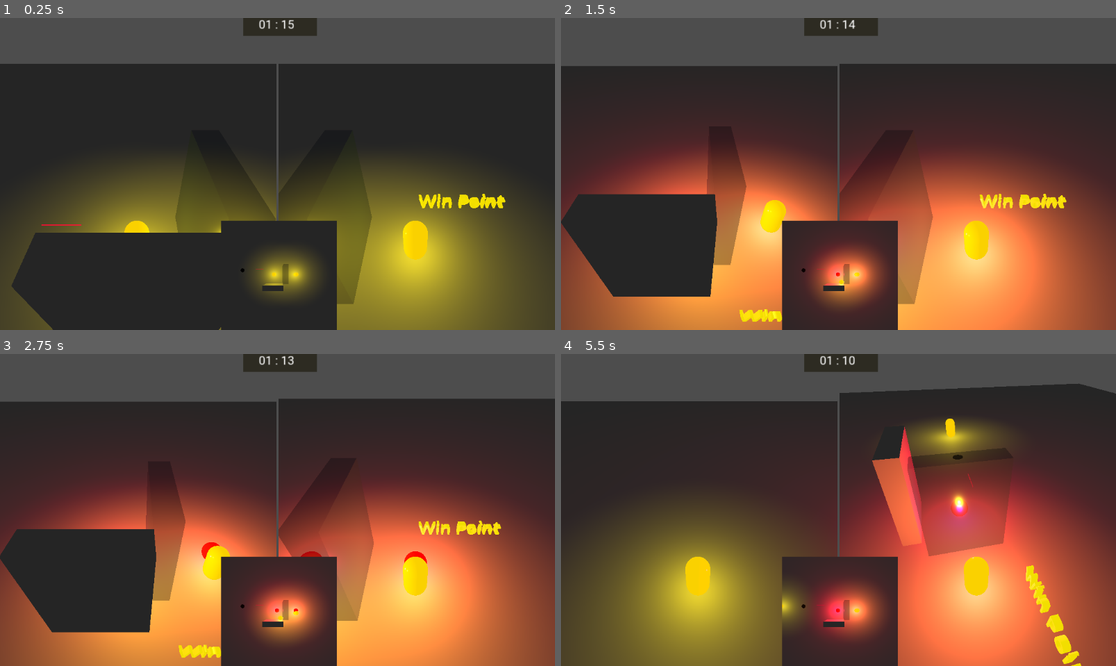
Above: before the commit, frames 1-4 (two rows, left to right).
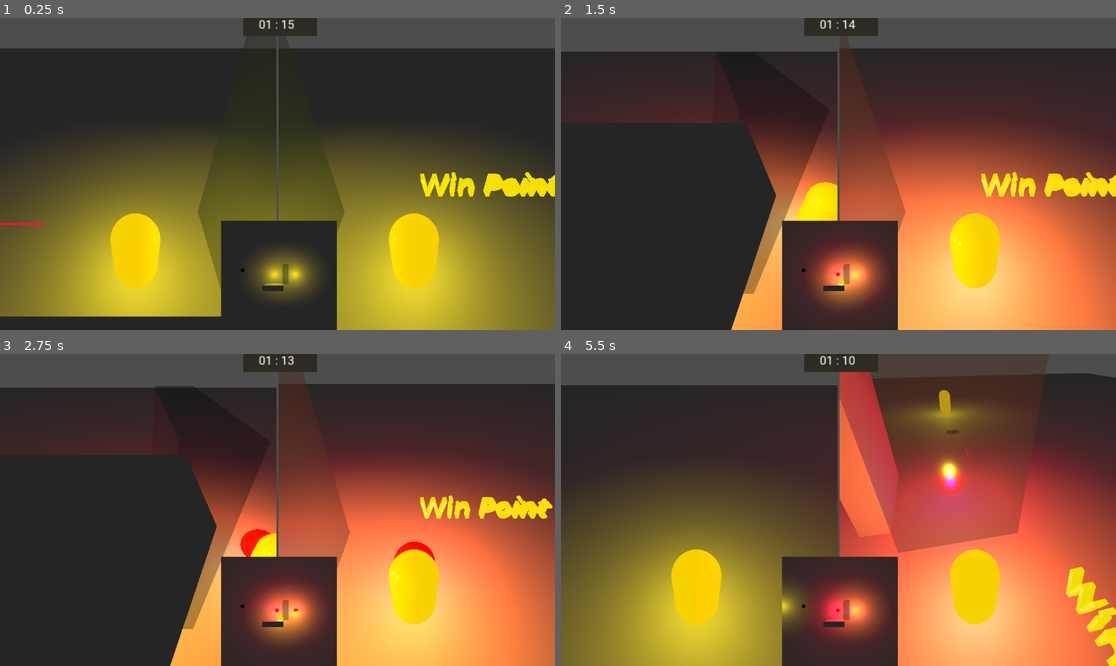
Above: after the commit, the same moments.

Repository: AmirHA-dotcom/BugsBuzzy
Game: Godot game, scene res://Scense/Main.tscn
The game is run twice, just before and just after one commit, with the same random seed, the same clock (stepped at 60 frames per second) and the same inputs.
Inputs:
- Up to frame 1 (0.25 s): no input
- Up to frame 2 (1.5 s): tap Enter at 0.5 s; hold D (p1_move_right) 0.53-1.28 s; tap R (p1_ability) at 0.6 s; tap Space (p1_jump) at 0.77 s; hold S (p1_move_down) from 1.28 s (still down); tap Keypad 1 (p2_ability) at 1.35 s
- Up to frame 3 (2.75 s): tap Space (p1_jump) at 1.52, 2 s; release S (p1_move_down) at 2.03 s; hold D (p1_move_right) from 2.03 s (still down); tap Keypad 2 (p2_move_down) at 2.1 s
- Up to frame 4 (5.5 s): release D (p1_move_right) at 2.78 s; hold W (p1_move_up) 2.78-3.53 s; tap Keypad 4 (p2_move_left) at 2.85 s; tap Space (p1_jump) at 3.02, 3.77, 4.52 s; hold A (p1_move_left) 3.53-5.03 s; tap Keypad 6 (p2_move_right) at 3.6 s; tap Keypad 8 (p2_move_up) at 4.35 s; hold S (p1_move_down) from 5.03 s (still down); hold Keypad 7 (p2_rotate_left) from 5.03 s (still down)

The runs differ from the first frame. In frame 1, 45% of the frame differs, in the area x 0-100%, y 9-100%; in frame 2, 49%; in frame 3, 50%; in frame 4, 52%, in the area x 0-100%, y 5-100%.

Commit message:
Traps in Map

Diff:
--- a/Player/player.gd
+++ b/Player/player.gd
@@ -88,7 +88,7 @@
 # Find a nice placement on the floor below the player (so it’s not inside the capsule)
 func _ground_position_under_player() -> Vector3:
 	var from: Vector3 = global_transform.origin + Vector3(0, 1.5, 0)
-	var to: Vector3 = from + Vector3(0, 10, 0)
+	var to: Vector3 = from + Vector3(0, 20, 0)
 	var params := PhysicsRayQueryParameters3D.create(from, to)
 	params.exclude = [self]
 	var hit := get_world_3d().direct_space_state.intersect_ray(params)
--- a/Player/player.tscn
+++ b/Player/player.tscn
@@ -34,7 +34,7 @@
 spot_angle = 30.0
 
 [node name="Camera3D" type="Camera3D" parent="."]
-transform = Transform3D(0.99999994, 0, 0, 0, 0.76828367, 0.6401098, 0, -0.6401098, 0.76828367, 0.056872845, 7.4958687, 4.703599)
+transform = Transform3D(1, 0, 0, 0, 0.7778923, 0.6283977, 0, -0.6283977, 0.7778923, 0.056872845, 4.084956, 2.3637066)
 
 [node name="OmniLight3D" type="OmniLight3D" parent="."]
 transform = Transform3D(1, 0, 0, 0, 1, 0, 0, 0, 1, 0, 0.44058394, 0)
--- a/Scense/game_on.tscn
+++ b/Scense/game_on.tscn
@@ -1,7 +1,6 @@
-[gd_scene load_steps=14 format=3 uid="uid://0twm24si75um"]
+[gd_scene load_steps=13 format=3 uid="uid://0twm24si75um"]
 
 [ext_resource type="PackedScene" uid="uid://vooi0k2mhmln" path="res://Map/main_navigation.tscn" id="1_jvm1d"]
-[ext_resource type="PackedScene" uid="uid://dd3yne4nsjp6u" path="res://Map/wall.tscn" id="2_705vk"]
 [ext_resource type="PackedScene" uid="uid://cq3n4hchfl5v5" path="res://Map/trap.tscn" id="3_wlx2f"]
 [ext_resource type="PackedScene" uid="uid://ctaknjncpv3em" path="res://Map/FallTrap.tscn" id="4_ff06g"]
 [ext_resource type="Script" uid="uid://cg2p21p8nl2x3" path="res://Scense/control.gd" id="5_osm6e"]
@@ -27,16 +26,108 @@
 transform = Transform3D(1, 0, 0, 0, 0.53358495, 0.84574646, 0, -0.84574646, 0.53358495, 0, 43.248062, 0)
 visible = false
 
-[node name="wall" parent="." instance=ExtResource("2_705vk")]
-transform = Transform3D(1, 0, 0, 0, 1, 0, 0, 0, 1, 0, 0, 2.8369336)
-
 [node name="Trap" parent="." instance=ExtResource("3_wlx2f")]
-transform = Transform3D(1, 0, 0, 0, 1, 0, 0, 0, 1, -3.8027365, 0.0059845448, -1.5025456)
+transform = Transform3D(3.8915176, 0, 0, 0, 1, 0, 0, 0, 1, -7.8569775, 0.04603982, -8.138451)
+collision_layer = 7
+collision_mask = 7
+
+[node name="Trap2" parent="." instance=ExtResource("3_wlx2f")]
+transform = Transform3D(6.1878836e-06, 0, -0.9999997, 0, 1, 0, -141.56227, 0, -4.371137e-08, -18.551985, 0.04603982, 1.018508)
+collision_layer = 7
+collision_mask = 7
+
+[node name="Trap3" parent="." instance=ExtResource("3_wlx2f")]
+transform = Transform3D(6.1878836e-06, 0, -0.9999997, 0, 1, 0, -141.56227, 0, -4.371137e-08, -50.55895, 0.04603982, 1.018508)
+collision_layer = 7
+collision_mask = 7
+
+[node name="Trap4" parent="." instance=ExtResource("3_wlx2f")]
+transform = Transform3D(141.56227, 0, 8.742275e-08, 0, 1, 0, 1.2375767e-05, 0, -0.9999997, -28.728935, 0.04603982, 36.45348)
+collision_layer = 7
+collision_mask = 7
+
+[node name="Trap5" parent="." instance=ExtResource("3_wlx2f")]
+transform = Transform3D(141.56227, 0, 8.742275e-08, 0, 1, 0, 1.2375767e-05, 0, -0.9999997, -28.728935, 0.04603982, -47.798027)
+collision_layer = 7
+collision_mask = 7
+
+[node name="Trap6" parent="." instance=ExtResource("3_wlx2f")]
+transform = Transform3D(141.56227, 0, 8.742275e-08, 0, 1, 0, 1.2375767e-05, 0, -0.9999997, -28.728935, 0.04603982, -63.951046)
 collision_layer = 7
 collision_mask = 7
 
 [node name="FallTrap" parent="." instance=ExtResource("4_ff06g")]
-transform = Transform3D(1, 0, 0, 0, 1, 0, 0, 0, 1, -8.136252, 0.016440094, -1.1265135)
+transform = Transform3D(4, 0, 0, 0, 4, 0, 0, 0, 4, -26.24614, 0.016440094, -10.410862)
+collision_layer = 7
+collision_mask = 7
+
+[node name="FallTrap3" parent="." instance=ExtResource("4_ff06g")]
+transform = Transform3D(4, 0, 0, 0, 4, 0, 0, 0, 4, -26.24614, 0.016440094, 19.674435)
+collision_layer = 7
+collision_mask = 7
+
+[node name="FallTrap12" parent="." instance=ExtResource("4_ff06g")]
+transform = Transform3D(4, 0, 0, 0, 4, 0, 0, 0, 4, 26.787086, 0.016440094, 19.674435)
+collision_layer = 7
+collision_mask = 7
+
+[node name="FallTrap13" parent="." instance=ExtResource("4_ff06g")]
+transform = Transform3D(4, 0, 0, 0, 4, 0, 0, 0, 4, 51.782814, 0.016440094, 19.674435)
+collision_layer = 7
+collision_mask = 7
+
+[node name="FallTrap14" parent="." instance=ExtResource("4_ff06g")]
+transform = Transform3D(4, 0, 0, 0, 4, 0, 0, 0, 4, 48.36606, 0.016440094, 53.57137)
+collision_layer = 7
+collision_mask = 7
+
+[node name="FallTrap15" parent="." instance=ExtResource("4_ff06g")]
+transform = Transform3D(4, 0, 0, 0, 4, 0, 0, 0, 4, 7.610985, 0.016440094, 3.9437828)
+collision_layer = 7
+collision_mask = 7
+
+[node name="FallTrap16" parent="." instance=ExtResource("4_ff06g")]
+transform = Transform3D(4, 0, 0, 0, 4, 0, 0, 0, 4, 31.074615, 0.016440094, -19.564543)
+collision_layer = 7
+collision_mask = 7
+
+[node name="FallTrap4" parent="." instance=ExtResource("4_ff06g")]
+transform = Transform3D(4, 0, 0, 0, 4, 0, 0, 0, 4, -24.453651, 0.016440094, 56.857426)
+collision_layer = 7
+collision_mask = 7
+
+[node name="FallTrap5" parent="." instance=ExtResource("4_ff06g")]
+transform = Transform3D(4, 0, 0, 0, 4, 0, 0, 0, 4, -47.503284, 0.016440094, 56.857426)
+collision_layer = 7
+collision_mask = 7
+
+[node name="FallTrap6" parent="." instance=ExtResource("4_ff06g")]
+transform = Transform3D(4, 0, 0, 0, 4, 0, 0, 0, 4, -47.503284, 0.016440094, -3.7085361)
+collision_layer = 7
+collision_mask = 7
+
+[node name="FallTrap7" parent="." instance=ExtResource("4_ff06g")]
+transform = Transform3D(4, 0, 0, 0, 4, 0, 0, 0, 4, -47.503284, 0.016440094, -43.58503)
+collision_layer = 7
+collision_mask = 7
+
+[node name="FallTrap8" parent="." instance=ExtResource("4_ff06g")]
+transform = Transform3D(4, 0, 0, 0, 4, 0, 0, 0, 4, -47.503284, 0.016440094, -68.12572)
+collision_layer = 7
+collision_mask = 7
+
+[node name="FallTrap9" parent="." instance=ExtResource("4_ff06g")]
+transform = Transform3D(4, 0, 0, 0, 4, 0, 0, 0, 4, 22.75109, 0.016440094, -68.12572)
+collision_layer = 7
+collision_mask = 7
+
+[node name="FallTrap10" parent="." instance=ExtResource("4_ff06g")]
+transform = Transform3D(4, 0, 0, 0, 4, 0, 0, 0, 4, 22.75109, 0.016440094, -43.919937)
+collision_layer = 7
+collision_mask = 7
+
+[node name="FallTrap11" parent="." instance=ExtResource("4_ff06g")]
+transform = Transform3D(4, 0, 0, 0, 4, 0, 0, 0, 4, 57.106346, 0.016440094, -59.49238)
 collision_layer = 7
 collision_mask = 7
 
@@ -140,10 +231,8 @@
 [node name="Mini_Map_Camera" parent="Control/SubViewportContainer3/SubViewport" instance=ExtResource("8_vbdrn")]
 transform = Transform3D(1, 0, 0, 0, -4.371139e-08, 1, 0, -1, -4.371139e-08, 1.1786783, 141.6761, 0.27098823)
 
+[node name="Win_Point3" parent="." instance=ExtResource("10_1f35l")]
+transform = Transform3D(3.3053627, 0, 3.302834, 0, 6.844, 0, -3.6280906, 0, 3.0090384, -80.45745, 1.7385075, -75.55416)
+
 [node name="Win_Point1" parent="." instance=ExtResource("9_s3h02")]
-transform = Transform3D(4.8904705, 0, 0, 0, 4.5859547, 0, 0, 0, 3.865, 4.6601977, 1.4851382, 4.404766)
-visible = false
-
-[node name="Win_Point2" parent="." instance=ExtResource("10_1f35l")]
-transform = Transform3D(5.75, 0, 0, 0, 5.75, 0, 0, 0, 5.75, 7.5777917, 0.9478424, -2.2511606)
-visible = false
+transform = Transform3D(-0.39891016, 0, -4.4532175, 0, 6.844001, 0, 4.891762, 0, -0.36314806, 72.41171, 1.4599051, 76.19068)
